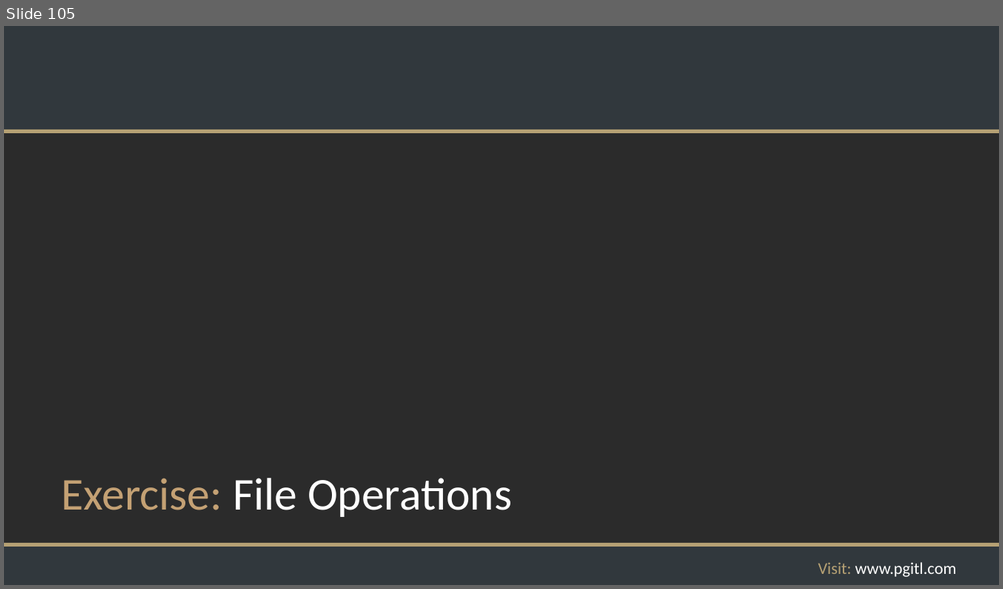
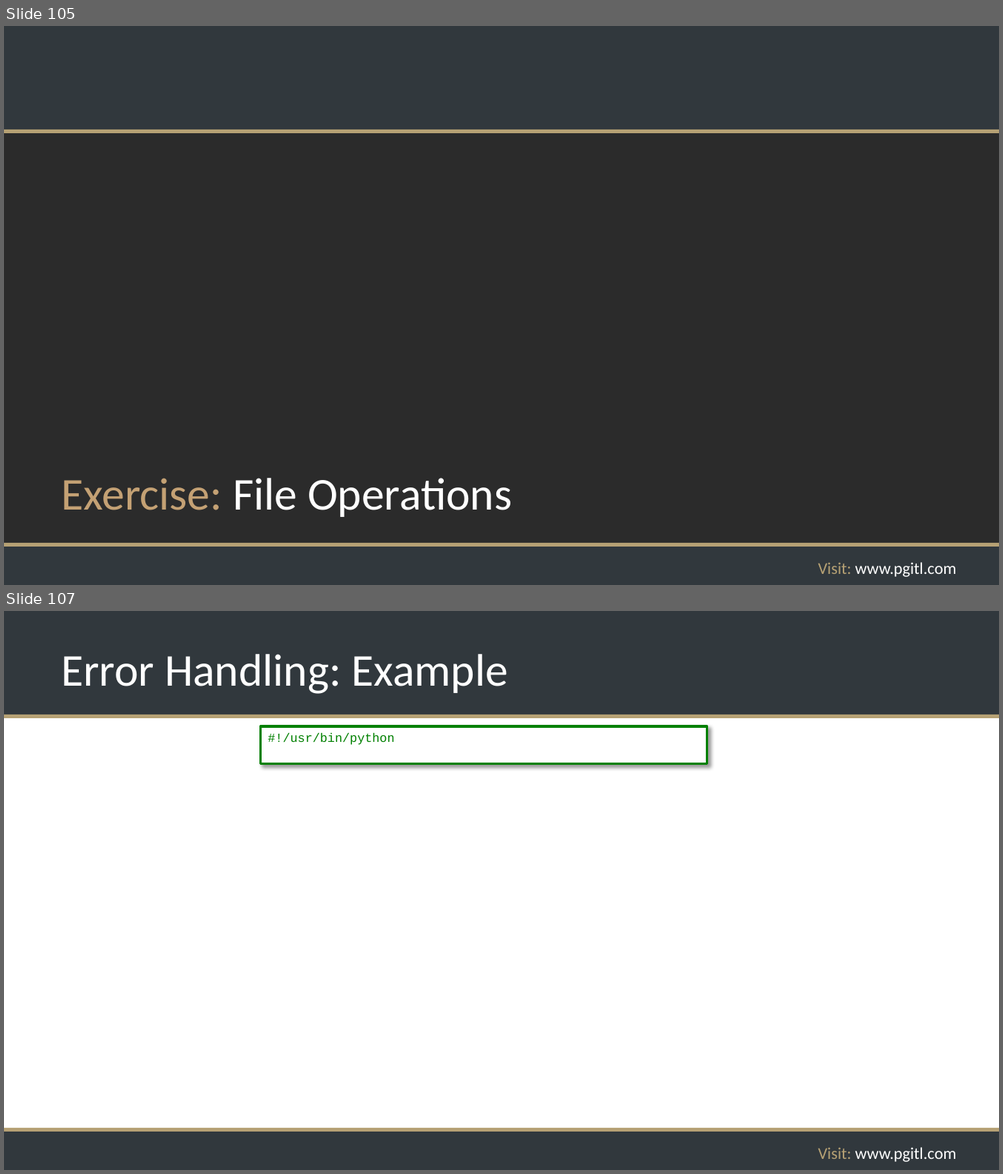
Before and after one commit to rikkouri/project-a, a slide deck: Programming Foundations.pptx. Shown one above the other, each under a label of ours: slide 105 before the commit, slides 105 and 107 after it; the slides between them are not shown. The pictures are 1003x589 and 1003x1174 pixels, drawn with LibreOffice and Linux fonts; fonts in the diff are those of the drawing; background and template pictures are left out; a plain dark background stands for a picture behind light text. Boxes give left, top, right and bottom in pixels: in the first picture for what was removed or moved away, otherwise in the second. Text is boxed around its words. In the diff, an @@ line names an element or a change of style, - is before the commit and + after.

Commit message:
Error Handling slides

```diff
--- a/Programming Foundations.pptx
+++ b/Programming Foundations.pptx
@@ slide 107 added at (4, 611, 999, 1170), background #FFFFFF; not listed: 5 template elements that a slide beside it also shows @@
@@ title added at (61, 654, 507, 694), 44 pt, text #FFFFFF @@
+Error Handling: Example
@@ rectangle added at (261, 726, 707, 764), fill #FFFFFF, outline #008000 2.25 pt, 12 pt, text #008000 @@
+#!/usr/bin/python
```
Also in this commit, not shown: 1 slide changed, 1 other slide added, 2 other files.
